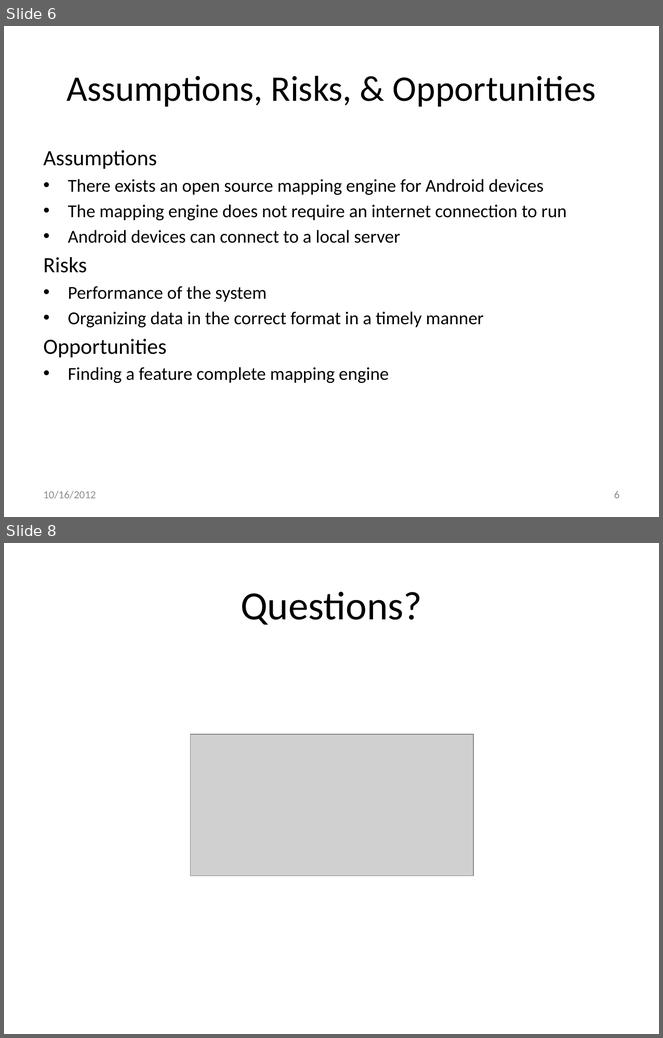
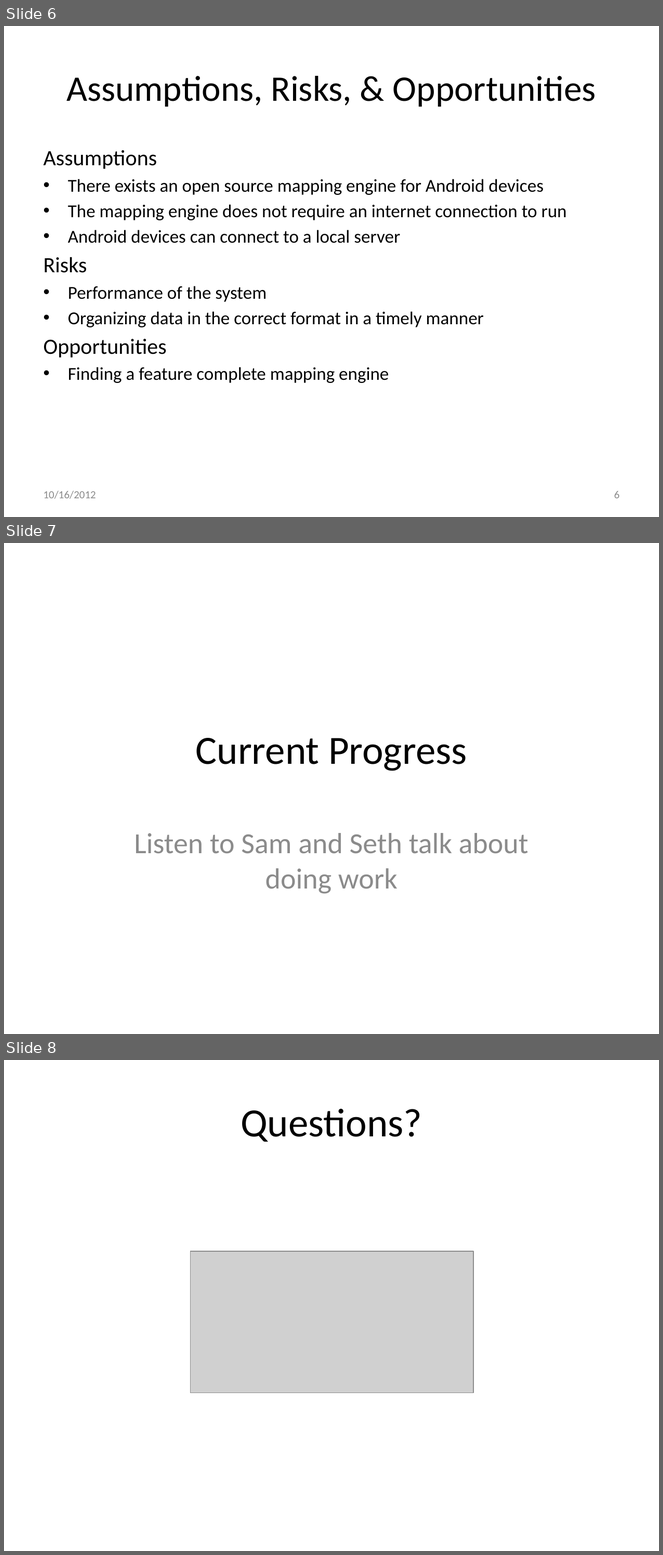
Before and after one commit to atniptw/Senior-Project, a slide deck: Documents/PowerPoints/FallPresentation.pptx. Shown one above the other, each under a label of ours: slides 6 and 8 before the commit, slides 6, 7 and 8 after it; the slides between them are not shown. The pictures are 663x1038 and 663x1555 pixels, drawn with LibreOffice and Linux fonts; fonts in the diff are those of the drawing; grey boxes stand for pictures. Boxes give left, top, right and bottom in pixels: in the first picture for what was removed or moved away, otherwise in the second. Text is boxed around its words. In the diff, an @@ line names an element or a change of style, - is before the commit and + after.

```diff
--- a/Documents/PowerPoints/FallPresentation.pptx
+++ b/Documents/PowerPoints/FallPresentation.pptx
@@ slide 7 added at (4, 543, 659, 1034), background #FFFFFF @@
@@ title added at (196, 738, 467, 771), 44 pt, text #000000 @@
+Current Progress
@@ subtitle added at (134, 833, 529, 894), 32 pt, text #8C8C8C @@
+Listen to Sam and Seth talk about doing work
```
Also in this commit, not shown: 1 slide removed.
